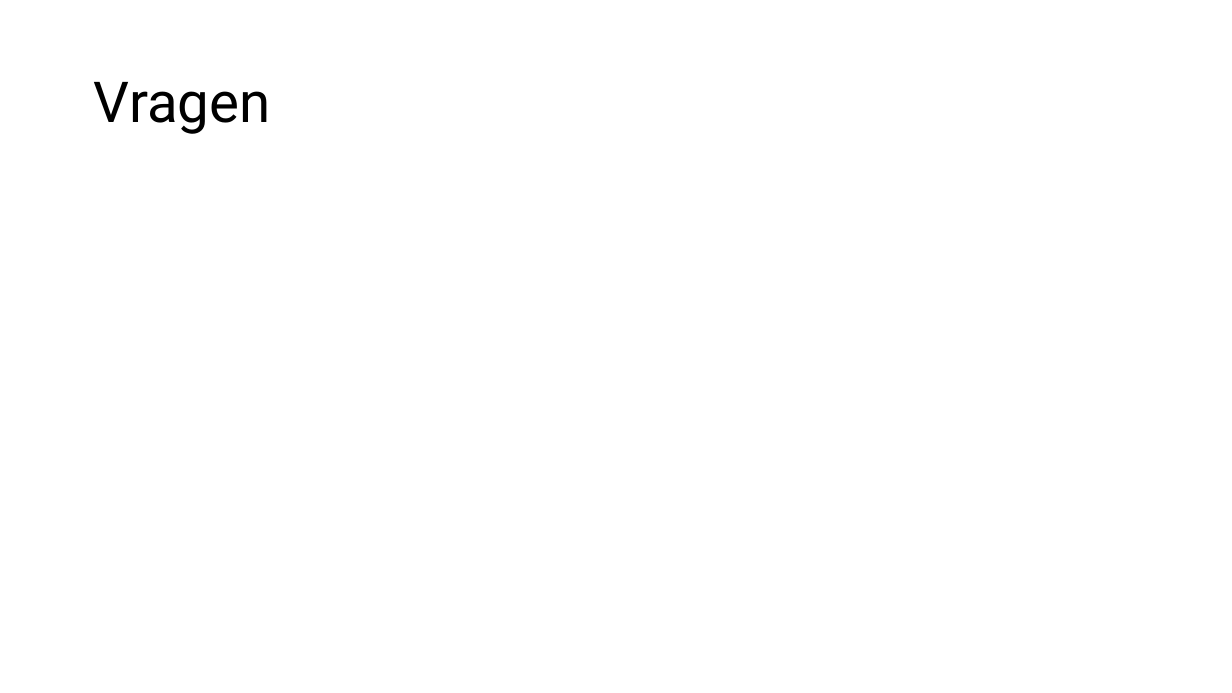
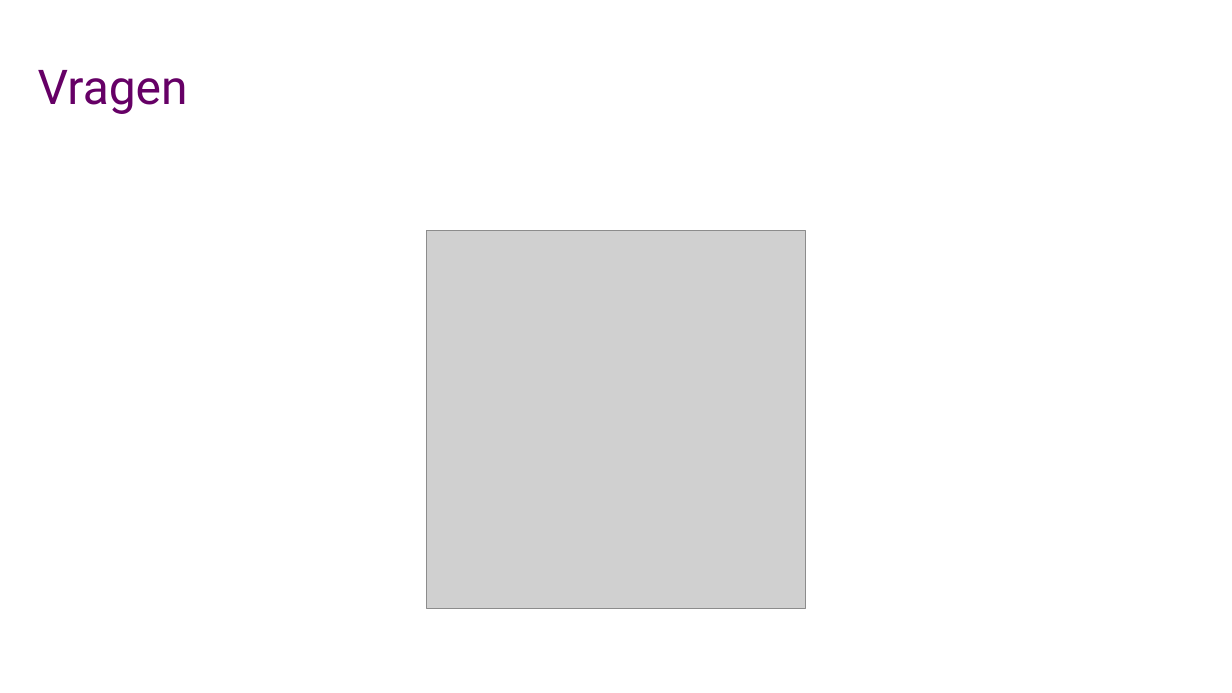
Before and after one commit to mandystoop/Webdesign, a slide deck: slide 8 of OnderzoeksframeworkHTMLCSS/HTMLCSS.pptx. Drawn at 1232x693 pixels with LibreOffice and Linux fonts; fonts in the diff are those of the drawing; grey boxes stand for pictures; background and template pictures are left out. Boxes give left, top, right and bottom in pixels: in the first picture for what was removed or moved away, otherwise in the second. Text is boxed around its words. In the diff, an @@ line names an element or a change of style, - is before the commit and + after.

```diff
--- a/OnderzoeksframeworkHTMLCSS/HTMLCSS.pptx
+++ b/OnderzoeksframeworkHTMLCSS/HTMLCSS.pptx
@@ title "Vragen": place and size @@
-title "Vragen" at (94, 82, 271, 134)
+title "Vragen" at (38, 70, 188, 114)
@@ title "Vragen" at (38, 70, 188, 114): size 44 to 37.3 pt, text colour #000000 to #660066; line spacing 0.9 to 1 @@
@@ picture added at (427, 230, 805, 608) @@
```
Also in this commit, not shown: 7 other slides changed, 1 other file.
